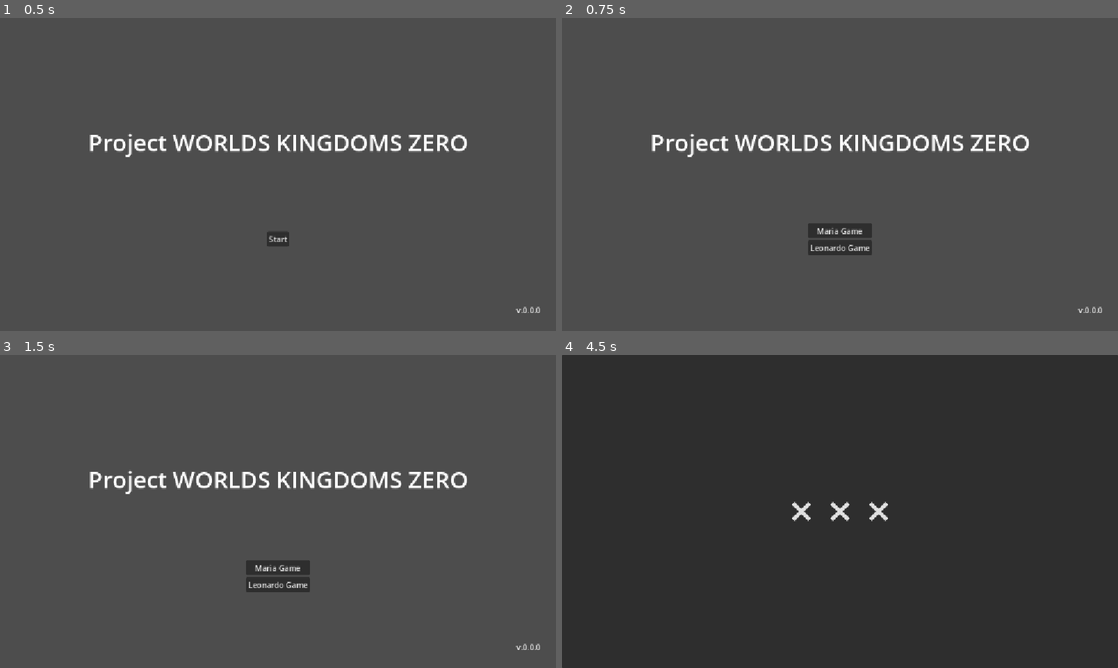
Above: before the commit, frames 1-4 (two rows, left to right).
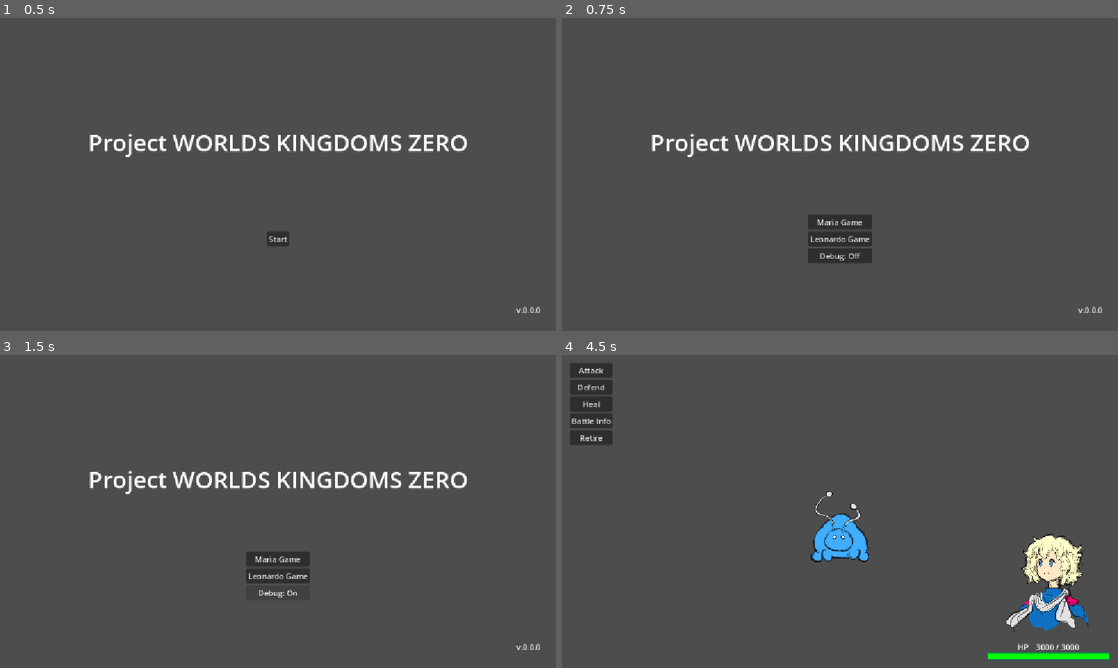
Above: after the commit, the same moments.

Repository: Adnyropast/pwkz-godot-4.7
Game: Godot game, scene res://scenes/title_screen.tscn
The game is run twice, just before and just after one commit, with the same random seed, the same clock (stepped at 60 frames per second) and the same inputs. The engine's default icon, where the game draws it, is replaced by a stand-in: a white triangle on a blue panel in a dark square.
Inputs (mouse positions are in pixels of both pictures, inside the frame that each line leads up to):
- Up to frame 1 (0.5 s): no input
- Up to frame 2 (0.75 s): click "Start" at 0.5 s
- Up to frame 3 (1.5 s): click (278, 592) at 1.25 s, where only the run after the commit has a clickable "Debug: Off"
- Up to frame 4 (4.5 s): click (840, 592) at 2 s, where only the run after the commit has a clickable "Debug: On"; click "Maria Game" at 2.75 s; tap Enter (ui_accept) at 3.5, 3.77 s; click (595, 455) at 4.25 s, where only the run before the commit has a clickable "(Next Phase)"

Frame 1 is identical in both runs. In frame 2, 0.9% of the frame differs, in the area x 44-56%, y 62-79%; in frame 3, 0.7%; in frame 4, 98%, in the area x 0-100%, y 0-100%.

Commit message:
feat: add debug mode

Diff:
--- /dev/null
+++ b/globals/Debug.gd
@@ -0,0 +1,9 @@
+extends Node
+
+var debug_on: bool
+
+func is_debug_on() -> bool:
+	return debug_on
+
+func toggle_debug_on() -> void:
+	debug_on = !debug_on
--- a/project.godot
+++ b/project.godot
@@ -23,6 +23,7 @@
 Inventory="*uid://b8xehj3i8o4ev"
 PlayerMagicites="*uid://dykat0xgqkq8w"
 Scores="*uid://cyf4quhnxffha"
+Debug="*uid://raaqlp2klm3"
 
 [display]
 
--- a/scenes/battle_commands_menu.gd
+++ b/scenes/battle_commands_menu.gd
@@ -8,6 +8,13 @@
 signal attack_button_pressed
 signal defend_button_pressed
 signal heal_button_pressed
+@onready var pass_button: Button = $MarginContainer/VBoxContainer/ButtonPass
+@onready var next_phase_button: Button = $MarginContainer/VBoxContainer/ButtonNextPhase
+@onready var next_stage_button: Button = $MarginContainer/VBoxContainer/ButtonNextStage
+@onready var lose_battle_button: Button = $MarginContainer/VBoxContainer/ButtonLoseBattle
+
+func _ready() -> void:
+	refresh_debug_buttons()
 
 func _on_button_next_stage_pressed() -> void:
 	next_stage_button_pressed.emit()
@@ -42,3 +49,15 @@
 
 func unpause() -> void:
 	process_mode = Node.PROCESS_MODE_INHERIT
+
+func refresh_debug_buttons() -> void:
+	if Debug.is_debug_on():
+		pass_button.show()
+		next_phase_button.show()
+		next_stage_button.show()
+		lose_battle_button.show()
+	else:
+		pass_button.hide()
+		next_phase_button.hide()
+		next_stage_button.hide()
+		lose_battle_button.hide()
--- a/scenes/equip_screen_popup.gd
+++ b/scenes/equip_screen_popup.gd
@@ -5,10 +5,12 @@
 @onready var tab_magicite_texture: TextureRect = $MarginContainer/PanelContainer/VBoxContainer/HBoxContainer2/MarginContainer3/VBoxContainer/HBoxContainer/TabMagiciteTexture
 @onready var equipped_container: Container = $MarginContainer/PanelContainer/VBoxContainer/HBoxContainer2/MarginContainer3/VBoxContainer/EquippedContainer
 @onready var magicites_container: Container = $MarginContainer/PanelContainer/VBoxContainer/HBoxContainer2/MarginContainer2/VBoxContainer/MagicitesContainer
+@onready var debug_max_button: Button = $MarginContainer/PanelContainer/VBoxContainer/HBoxContainer2/MarginContainer/VBoxContainer/ButtonDebugMax
 var tab: PlayerMagicites.EquipTypes = PlayerMagicites.EquipTypes.ATTACK
 
 func _ready() -> void:
 	refresh_tabs()
+	refresh_debug_buttons()
 
 func _on_button_attack_pressed() -> void:
 	set_tab_attack()
@@ -92,3 +94,9 @@
 func set_tab_heal() -> void:
 	tab = PlayerMagicites.EquipTypes.HEAL
 	refresh_tabs()
+
+func refresh_debug_buttons() -> void:
+	if Debug.is_debug_on():
+		debug_max_button.show()
+	else:
+		debug_max_button.hide()
--- a/scenes/title_screen_games_menu.gd
+++ b/scenes/title_screen_games_menu.gd
@@ -1,6 +1,10 @@
 extends Control
 
 signal canceled
+@onready var debug_button: Button = $VBoxContainer/DebugButton
+
+func _ready() -> void:
+	refresh_debug_button()
 
 func _process(_delta: float) -> void:
 	if Input.is_action_just_pressed("ui_cancel"):
@@ -12,9 +16,19 @@
 func _on_game_button_2_pressed() -> void:
 	start_game(Players.Modes.LEONARDO)
 
+func _on_debug_button_pressed() -> void:
+	Debug.toggle_debug_on()
+	refresh_debug_button()
+
 func start_game(mode: Players.Modes) -> void:
 	Player.player_mode = mode
 	Scores.reset_score()
 	Inventory.reset_inventory()
 	PlayerMagicites.reset_equipment()
 	Worlds.move_to_first_world()
+
+func refresh_debug_button() -> void:
+	if Debug.is_debug_on():
+		debug_button.text = "Debug: On"
+	else:
+		debug_button.text = "Debug: Off"
--- a/scenes/title_screen_games_menu.tscn
+++ b/scenes/title_screen_games_menu.tscn
@@ -18,5 +18,10 @@
 layout_mode = 2
 text = "Leonardo Game"
 
+[node name="DebugButton" type="Button" parent="VBoxContainer" unique_id=1249057255]
+layout_mode = 2
+text = "Debug: On"
+
 [connection signal="pressed" from="VBoxContainer/GameButton1" to="." method="_on_game_button_1_pressed"]
 [connection signal="pressed" from="VBoxContainer/GameButton2" to="." method="_on_game_button_2_pressed"]
+[connection signal="pressed" from="VBoxContainer/DebugButton" to="." method="_on_debug_button_pressed"]
Not shown, added: globals/Debug.gd.uid
